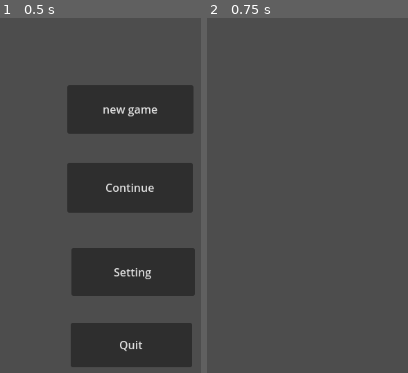
Above: before the commit, frames 1-2 (left to right).
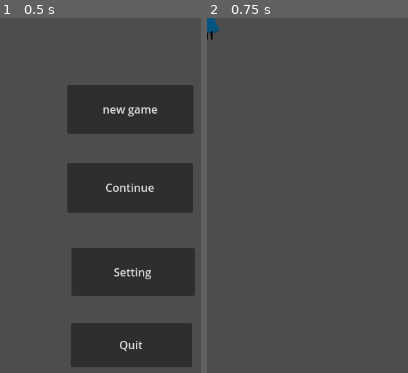
Above: after the commit, the same moments.

Repository: Spahgetti2/OFFICIAL-VIDEO-GAME-DESIGN-
Game: Godot game, scene res://main.tscn
Two runs of this game, one before a commit and one after it. Both use one fixed random seed, a clock stepped at 60 frames per second and the inputs below.
Inputs:
- Up to frame 1 (0.5 s): no input
- Up to frame 2 (0.75 s): click "new game" at 0.5 s

Frame 1 is identical in both runs. In frame 2, 0.2% of the frame differs, in the area x 0-7%, y 0-7%.

Commit message:
Put gnome in the main scene

Diff:
--- a/gnome.tscn
+++ b/gnome.tscn
@@ -1,11 +1,15 @@
-[gd_scene load_steps=2 format=3 uid="uid://dj3lanf210gno"]
+[gd_scene load_steps=3 format=3 uid="uid://dj3lanf210gno"]
 
 [ext_resource type="Texture2D" uid="uid://tn5hj5niwuxh" path="res://gnomeme.png" id="1_n5xay"]
 
+[sub_resource type="CircleShape2D" id="CircleShape2D_5ptjd"]
+radius = 32.0
+
 [node name="Gnome" type="CharacterBody2D"]
 
-[node name="Gome" type="Sprite2D" parent="."]
-position = Vector2(585, 404)
+[node name="Sprite2D" type="Sprite2D" parent="."]
 texture = ExtResource("1_n5xay")
 
 [node name="CollisionShape2D" type="CollisionShape2D" parent="."]
+scale = Vector2(1.00564, 1)
+shape = SubResource("CircleShape2D_5ptjd")
--- a/png.tscn
+++ b/png.tscn
@@ -1,3 +1,15 @@
-[gd_scene format=3 uid="uid://d2rdjj4fv4afj"]
+[gd_scene load_steps=3 format=3 uid="uid://d2rdjj4fv4afj"]
 
-[node name="png" type="Node2D"]
+[ext_resource type="Texture2D" uid="uid://tn5hj5niwuxh" path="res://gnomeme.png" id="1_elvfo"]
+
+[sub_resource type="CircleShape2D" id="CircleShape2D_uqjfj"]
+radius = 32.311
+
+[node name="Gnome" type="CharacterBody2D"]
+
+[node name="CollisionShape2D" type="CollisionShape2D" parent="."]
+shape = SubResource("CircleShape2D_uqjfj")
+
+[node name="Gnomeme" type="Sprite2D" parent="."]
+position = Vector2(0, 1)
+texture = ExtResource("1_elvfo")
--- a/scene_1.tscn
+++ b/scene_1.tscn
@@ -1,3 +1,7 @@
-[gd_scene format=3 uid="uid://c6rdgnccc34rq"]
+[gd_scene load_steps=2 format=3 uid="uid://c6rdgnccc34rq"]
 
-[node name="Scene 1" type="Node2D"]
+[ext_resource type="PackedScene" uid="uid://dj3lanf210gno" path="res://gnome.tscn" id="1_je1vp"]
+
+[node name="Main" type="Node2D"]
+
+[node name="Gnome" parent="." instance=ExtResource("1_je1vp")]
